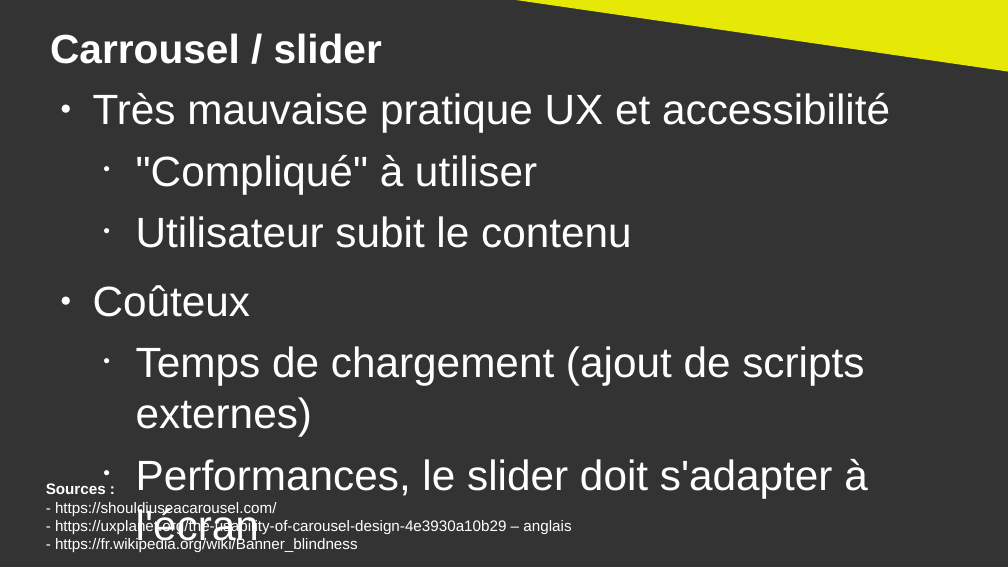
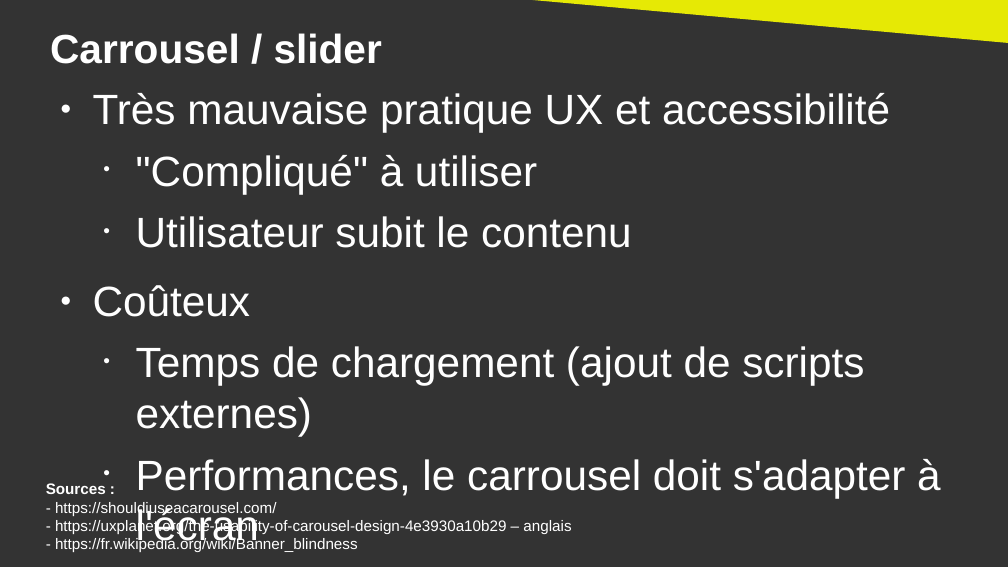
Before and after one commit to DanYellow/cours, a slide deck: slide 11 of ergonomie-et-accessibilite-s2/numero-1/presentation.odp. Drawn at 1008x567 pixels with LibreOffice and Linux fonts; fonts in the diff are those of the drawing. Boxes give left, top, right and bottom in pixels: in the first picture for what was removed or moved away, otherwise in the second. Text is boxed around its words. In the diff, an @@ line names an element or a change of style, - is before the commit and + after.

```diff
--- a/ergonomie-et-accessibilite-s2/numero-1/presentation.odp
+++ b/ergonomie-et-accessibilite-s2/numero-1/presentation.odp
@@ right triangle: place and size @@
-right triangle at <box>488,0,1008,72</box>
+right triangle at <box>488,0,1008,43</box>
@@ text at <box>136,459,941,549</box>: text changed @@
-  • Performances, le slider doit s'adapter à l'écran
+  • Performances, le carrousel doit s'adapter à l'écran
```
Also in this commit, not shown: 14 other slides changed, 4 slides added, 2 other files.
